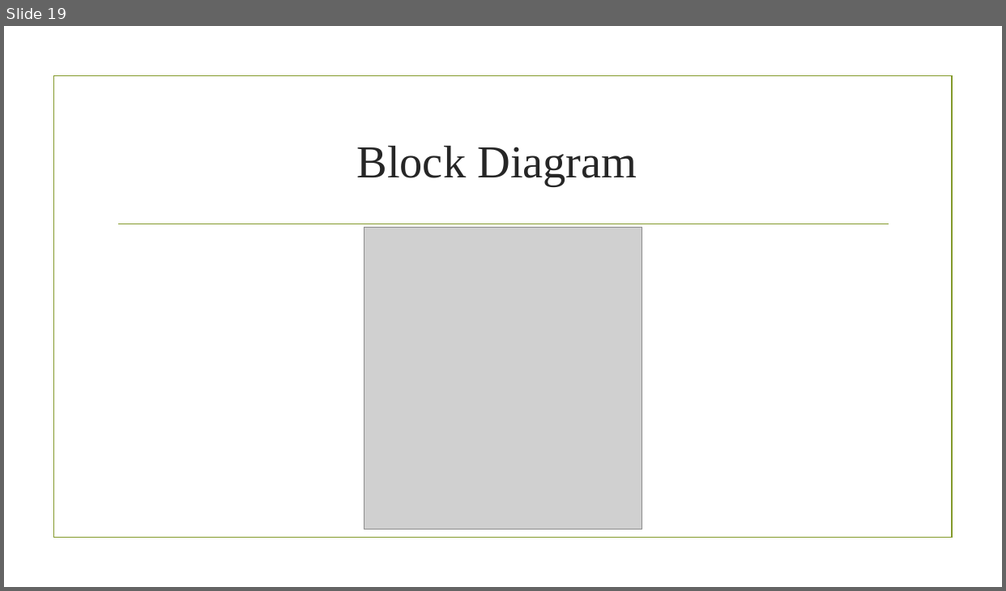
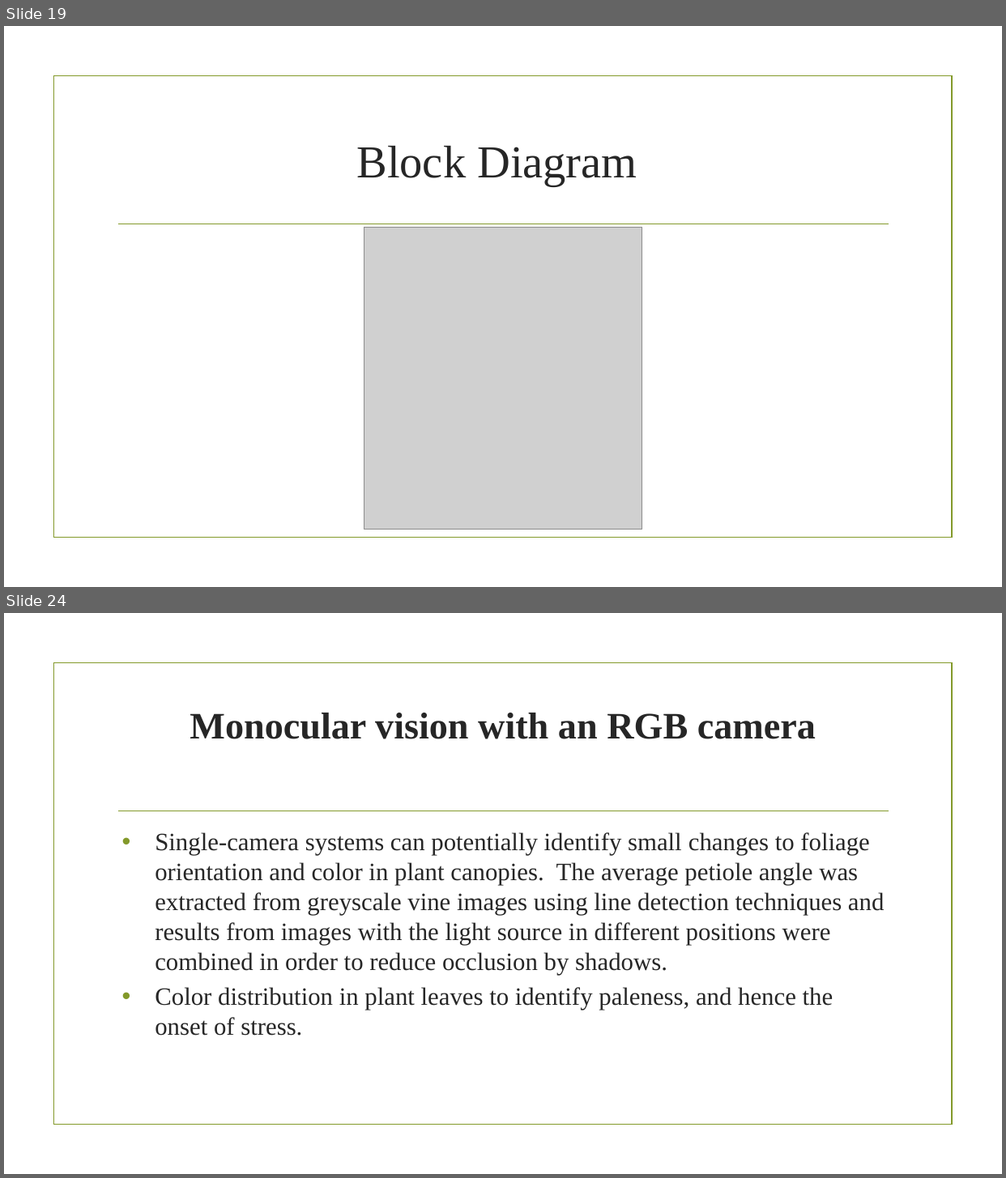
Before and after one commit to aminabyaneh/smart-greenhouse, a slide deck: docs/slides/Smart_Greenhouse_NO1.pptx. Shown one above the other, each under a label of ours: slide 19 before the commit, slides 19 and 24 after it; the slides between them are not shown. The pictures are 1006x591 and 1006x1178 pixels, drawn with LibreOffice and Linux fonts; fonts in the diff are those of the drawing; grey boxes stand for pictures; background and template pictures are left out. Boxes give left, top, right and bottom in pixels: in the first picture for what was removed or moved away, otherwise in the second. Text is boxed around its words. In the diff, an @@ line names an element or a change of style, - is before the commit and + after.

```diff
--- a/docs/slides/Smart_Greenhouse_NO1.pptx
+++ b/docs/slides/Smart_Greenhouse_NO1.pptx
@@ slide 24 added at (4, 613, 1002, 1174), background picture (left out); not listed: 2 template elements that a slide beside it also shows @@
@@ title added at (189, 713, 816, 739), 36 pt, text #262626, bold @@
+Monocular vision with an RGB camera
@@ text added at (155, 833, 884, 1036), 24 pt, text #262626 @@
+• Single-camera systems can potentially identify small changes to foliage orientation and color in plant canopies. The average petiole angle was extracted from greyscale vine images using line detection techniques and results from images with the light source in different positions were combined in order to reduce occlusion by shadows.
+• Color distribution in plant leaves to identify paleness, and hence the onset of stress.
```
Also in this commit, not shown: 14 other slides added, 2 other files.
